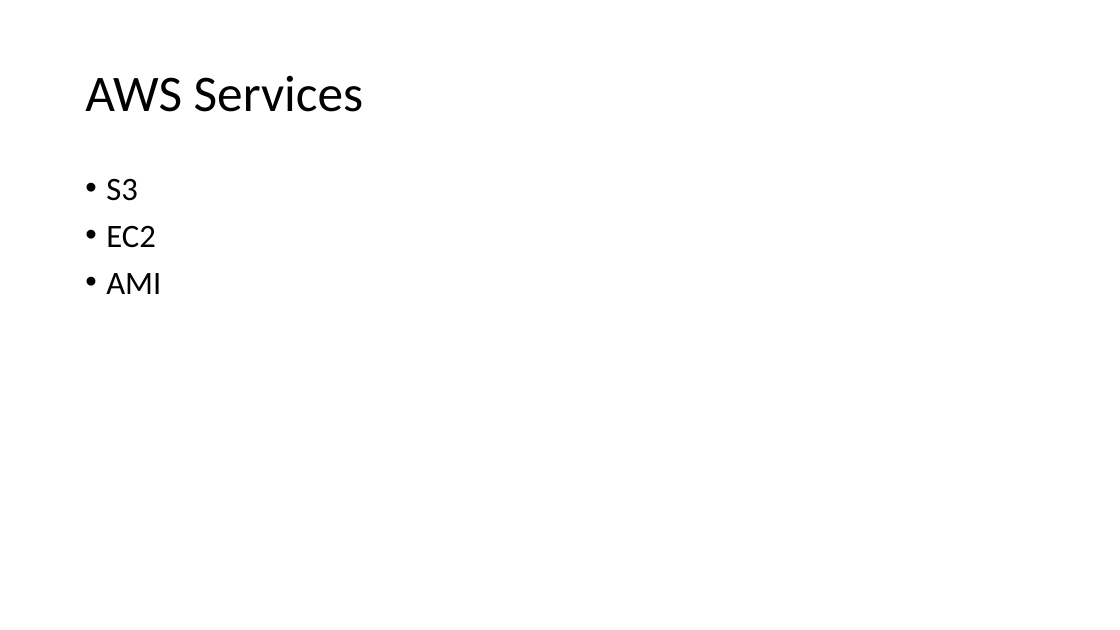
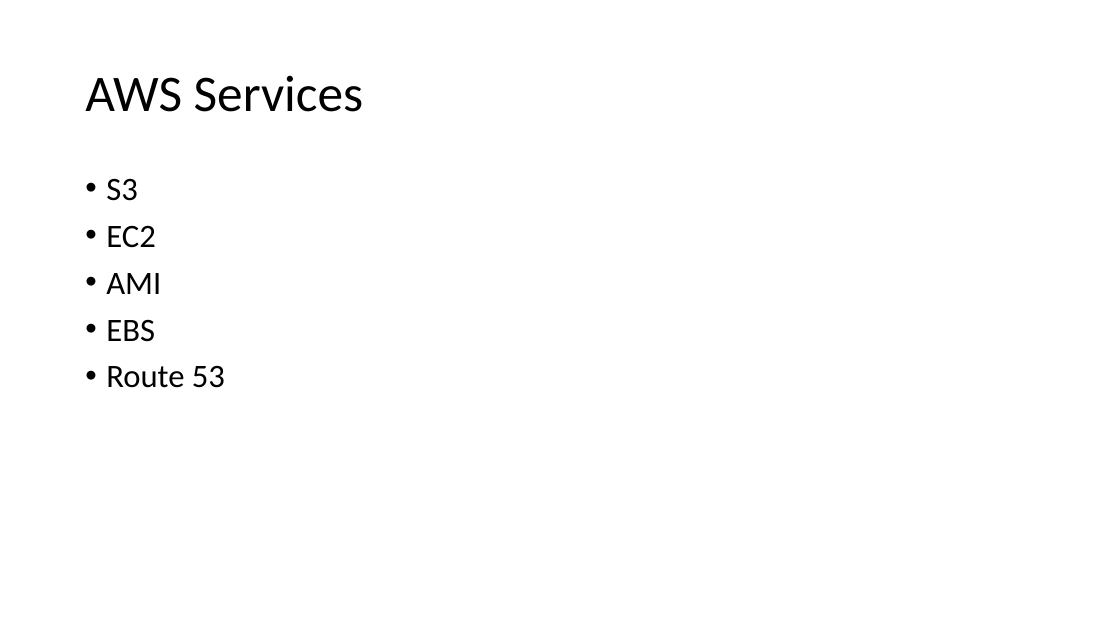
Before and after one commit to 200914ROC2/Training, a slide deck: slide 15 of 7Week-DevOps-AWS/7w-aws-devops.pptx (slide 10 before the commit). Drawn at 1120x630 pixels with LibreOffice and Linux fonts; fonts in the diff are those of the drawing. Boxes give left, top, right and bottom in pixels: in the first picture for what was removed or moved away, otherwise in the second. Text is boxed around its words. In the diff, an @@ line names an element or a change of style, - is before the commit and + after.

```diff
--- a/7Week-DevOps-AWS/7w-aws-devops.pptx
+++ b/7Week-DevOps-AWS/7w-aws-devops.pptx
@@ text at <box>106,319,225,388</box>: paragraphs added @@
+• EBS
+• Route 53
```
Also in this commit, not shown: 2 other slides changed, 6 slides added.
